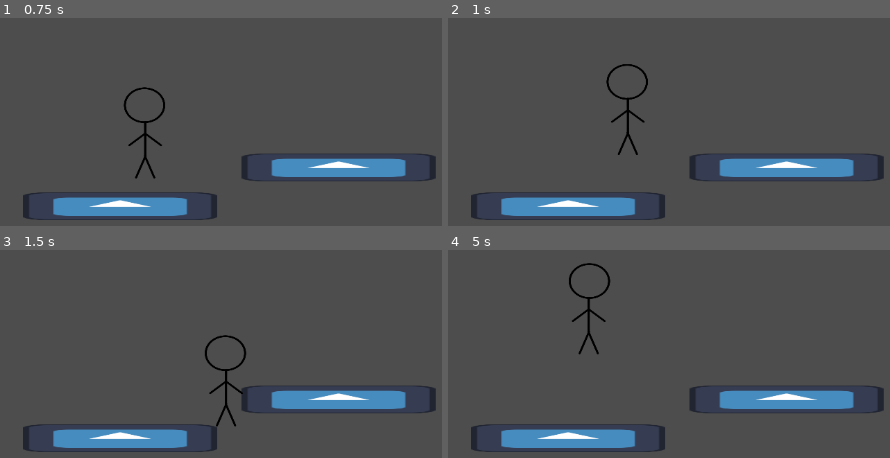
Above: before the commit, frames 1-4 (two rows, left to right).
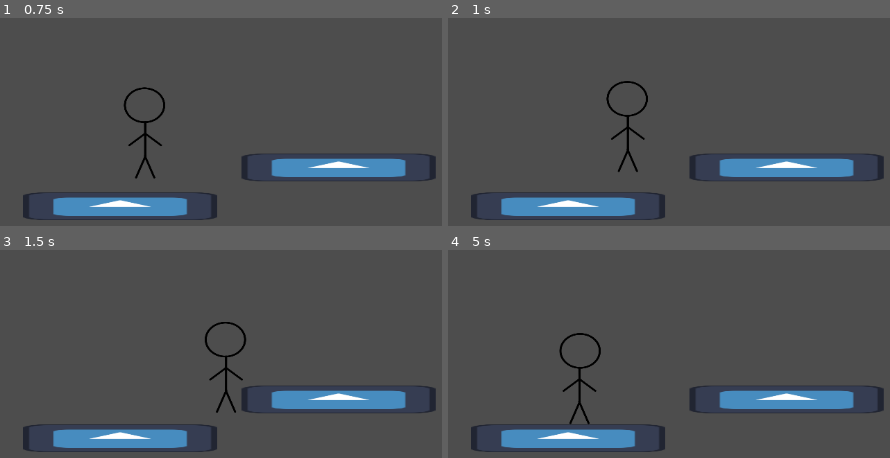
Above: after the commit, the same moments.

Repository: Zofia-Szybalska/ThFaith
Game: Godot game, scene res://scenes/test_scene.tscn
Two runs of this game, one before a commit and one after it. Both use one fixed random seed, a clock stepped at 60 frames per second and the inputs below. The engine's default icon, where the game draws it, is replaced by a stand-in: a white triangle on a blue panel in a dark square.
Inputs:
- Up to frame 1 (0.75 s): hold D (right) from 0.53 s (still down); tap Space (jump) at 0.6 s
- Up to frame 2 (1 s): keep holding D (right); tap Space (jump) at 0.77 s
- Up to frame 3 (1.5 s): keep holding D (right); tap Space (jump) at 1.07, 1.35 s
- Up to frame 4 (5 s): tap Space (jump) at 1.52, 1.82, 2.1, 2.85, 3.02, 3.32, 3.6, 3.77, 4.07, 4.35, 4.52, 4.82 s; release D (right) at 2.03 s; hold A (left) 2.03-2.78 s; hold D (right) 2.78-4.28 s; hold A (left) from 4.28 s (still down)

Frame 1 is identical in both runs. In frame 2, 1.0% of the frame differs, in the area x 35-46%, y 22-75%; in frame 3, 0.9%; in frame 4, 1.2%, in the area x 25-37%, y 6-84%.

Commit message:
Change double jump time

Diff:
--- a/scenes/player.tscn
+++ b/scenes/player.tscn
@@ -39,4 +39,3 @@
 
 [node name="Fall" type="Node2D" parent="StateMachine"]
 script = ExtResource("7_mwuny")
-double_jump_unlocked = true
